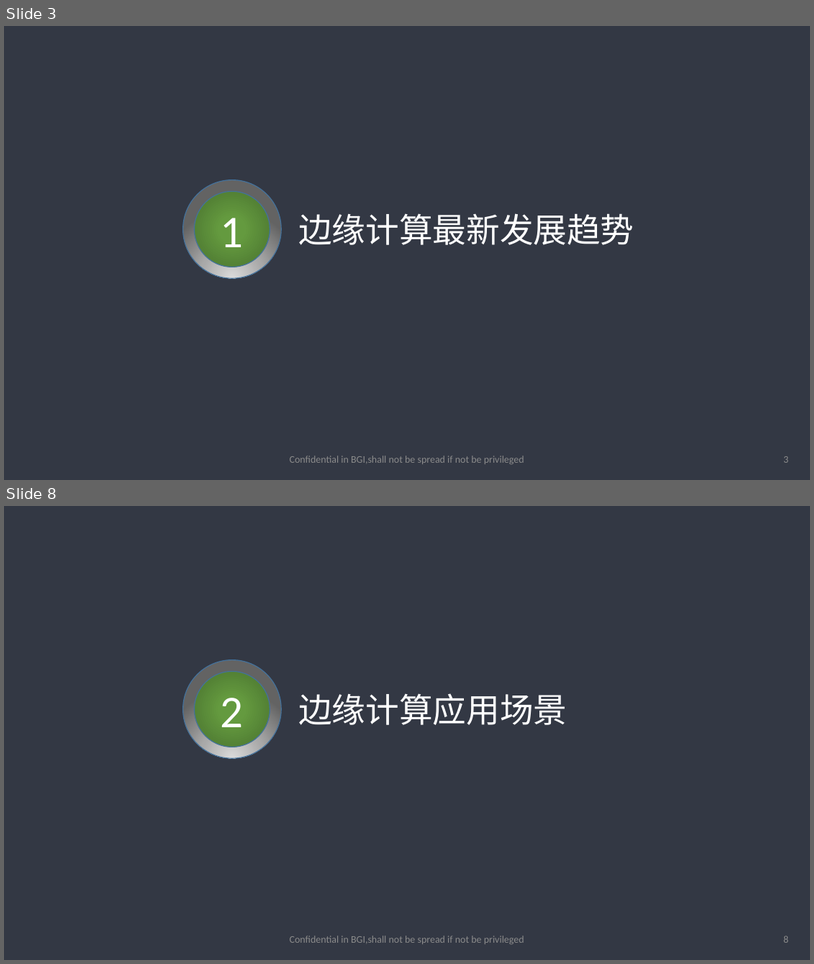
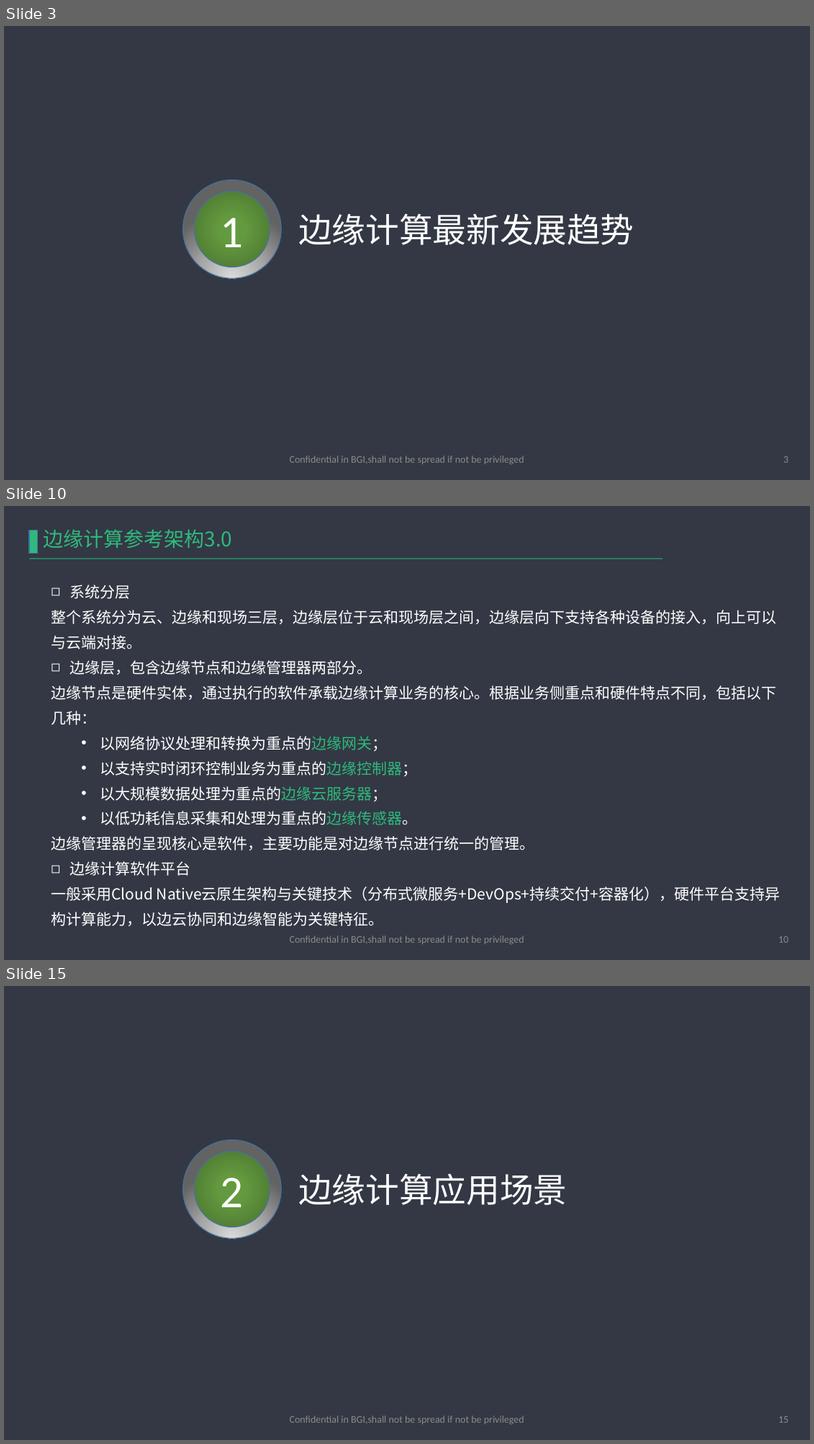
Before and after one commit to haobolicpp/EdgeComputing, a slide deck: 边缘计算.pptx. Shown one above the other, each under a label of ours: slides 3 and 8 before the commit, slides 3, 10 and 15 after it; the slides between them are not shown. The pictures are 814x964 and 814x1444 pixels, drawn with LibreOffice and Linux fonts; fonts in the diff are those of the drawing; background and template pictures are left out. Boxes give left, top, right and bottom in pixels: in the first picture for what was removed or moved away, otherwise in the second. Text is boxed around its words. In the diff, an @@ line names an element or a change of style, - is before the commit and + after.

```diff
--- a/边缘计算.pptx
+++ b/边缘计算.pptx
@@ slide 10 added at (x1=4, y1=506, x2=810, y2=960), background #333844 @@
@@ rectangle added at (x1=29, y1=530, x2=38, y2=553), fill #2EBA7C, outline #43739E 1 pt @@
@@ text added at (x1=44, y1=529, x2=233, y2=548), 24 pt, text #2EBA7C @@
+边缘计算参考架构3.0
@@ line added from (29, 559) to (664, 559), #2A7C60 1.5 pt @@
@@ text added at (x1=51, y1=584, x2=780, y2=926), 18 pt, text #FFFFFF @@
+◻ 系统分层
+整个系统分为云、边缘和现场三层，边缘层位于云和现场层之间，边缘层向下支持各种设备的接入，向上可以与云端对接。
+◻ 边缘层，包含边缘节点和边缘管理器两部分。
+边缘节点是硬件实体，通过执行的软件承载边缘计算业务的核心。根据业务侧重点和硬件特点不同，包括以下几种：
+  • 以网络协议处理和转换为重点的边缘网关；
+  • 以支持实时闭环控制业务为重点的边缘控制器；
+  • 以大规模数据处理为重点的边缘云服务器；
+  • 以低功耗信息采集和处理为重点的边缘传感器。
+边缘管理器的呈现核心是软件，主要功能是对边缘节点进行统一的管理。
+◻ 边缘计算软件平台
+一般采用Cloud Native云原生架构与关键技术（分布式微服务+DevOps+持续交付+容器化），硬件平台支持异构计算能力，以边云协同和边缘智能为关键特征。
@@ text added at (x1=290, y1=935, x2=525, y2=944), 12 pt, text #8C8C8C @@
+Confidential in BGI,shall not be spread if not be privileged
@@ page number added at (x1=779, y1=936, x2=789, y2=942), 12 pt, text #8C8C8C @@
+10
@@ what was slide 8 is now slide 15 @@
@@ page number at (x1=779, y1=1416, x2=789, y2=1422): text changed @@
-8
+15
```
Also in this commit, not shown: 7 slides changed, 9 other slides added, 3 other files.
